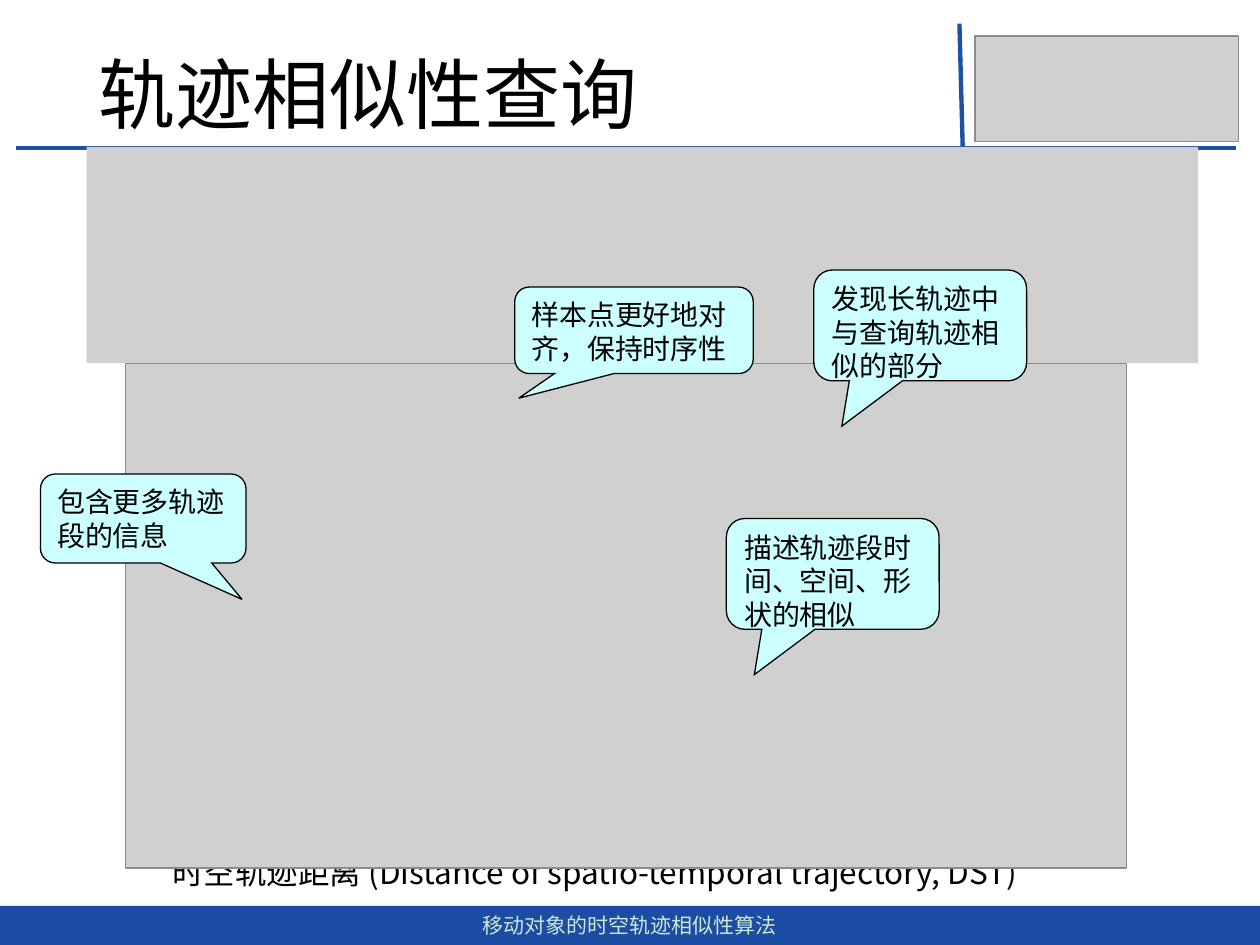
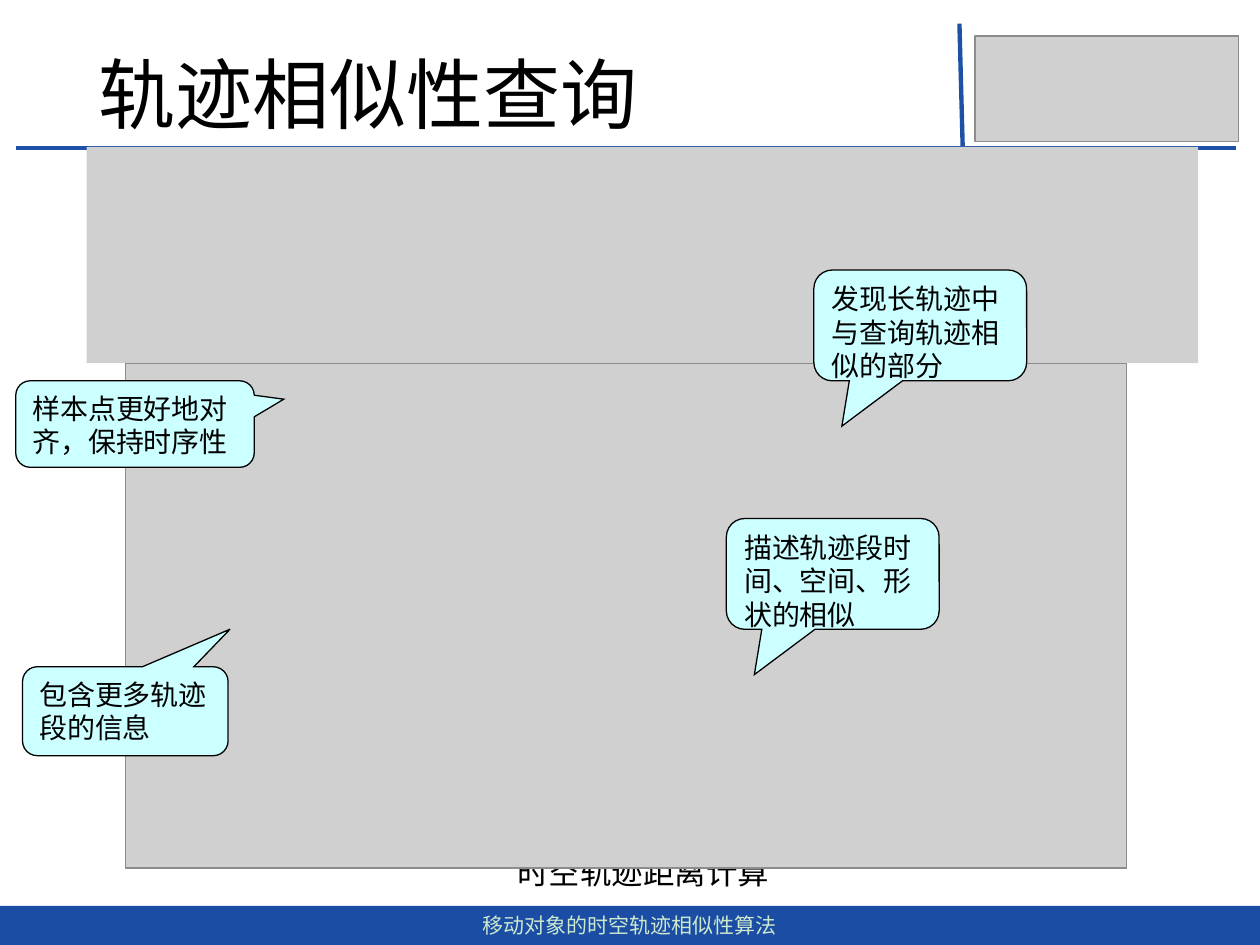
Before and after one commit to dingguangwei/biyelunwen, a slide deck: slide 25 of 答辩——毕设.pptx. Drawn at 1260x945 pixels with LibreOffice and Linux fonts; fonts in the diff are those of the drawing; grey boxes stand for pictures. Boxes give left, top, right and bottom in pixels: in the first picture for what was removed or moved away, otherwise in the second. Text is boxed around its words. In the diff, an @@ line names an element or a change of style, - is before the commit and + after.

```diff
--- a/答辩——毕设.pptx
+++ b/答辩——毕设.pptx
@@ rounded speech box "样本点更好地对齐，保持时序性" at (x1=15, y1=381, x2=253, y2=467): proportions changed @@
@@ rounded speech box "样本点更好地对齐，保持时序性" moved from (x1=515, y1=287, x2=753, y2=374) to (x1=15, y1=381, x2=253, y2=467) @@
@@ rounded speech box "包含更多轨迹段的信息" moved from (x1=40, y1=474, x2=246, y2=563) to (x1=23, y1=667, x2=228, y2=756) @@
@@ rounded speech box "包含更多轨迹段的信息" at (x1=23, y1=667, x2=228, y2=756): proportions changed @@
@@ text at (x1=517, y1=867, x2=769, y2=893): text changed @@
-时空轨迹距离 (Distance of spatio-temporal trajectory, DST)
+时空轨迹距离计算
```
Also in this commit, not shown: 2 other slides changed, 1 other file.
